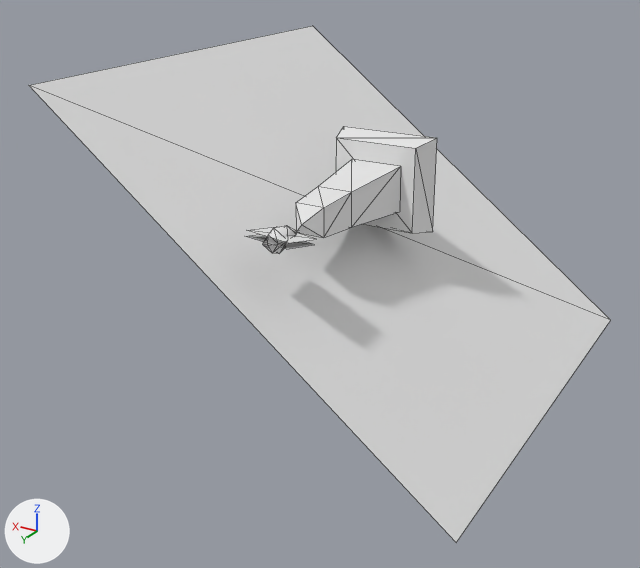
The FBX model Client/Assets/Res/Models/StoneHeld.fbx, before and after one commit.
Rendered twice from a 50 mm camera at (-4.59, 9.33, 3.03) aimed at (0.53, 0.8, -1.23). The lights are fixed; the arrows at lower left show +X, +Y and +Z. Mesh edges are drawn as thin lines. Where no turn or scale is listed for an object, it has been applied to the vertices.
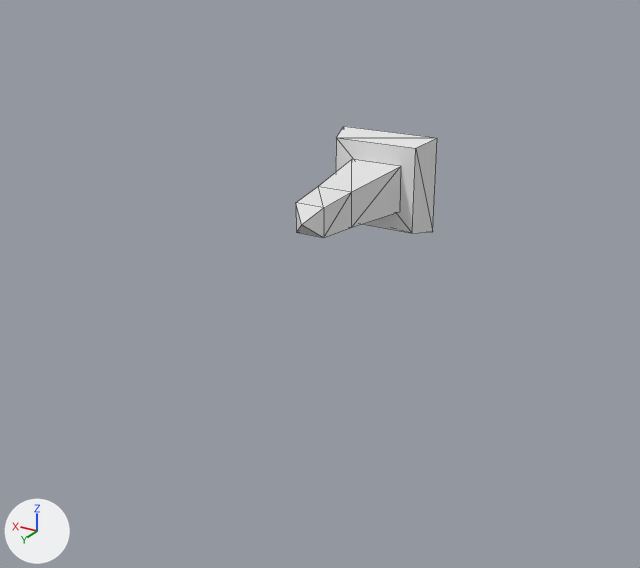
The newer file is also turned or shifted as a whole; pictures and numbers use the older file's frame.

Changed parts and their boxes [x1, y1, x2, y2] in the pictures (640 x 568 px):
'Mesh04', deleted
    before: [29, 26, 610, 542]
'Mesh03', deleted
    before: [246, 227, 315, 249]
'Mesh02', deleted
    before: [263, 225, 296, 254]

The change, as a list of edits to the scene's bpy script:
```text
Remove ob_mesh02:
    ob_mesh02 = bpy.data.objects.new('Mesh02', me_mesh02)
    ob_mesh02.location = (-0.02, 2.44, -0.01)
Remove ob_mesh04:
    ob_mesh04 = bpy.data.objects.new('Mesh04', me_mesh04)
    ob_mesh04.location = (0.19, 0.25, -0.53)
Remove ob_mesh03:
    ob_mesh03 = bpy.data.objects.new('Mesh03', me_mesh03)
    ob_mesh03.location = (-0.02, 2.46, 0.0)
```
